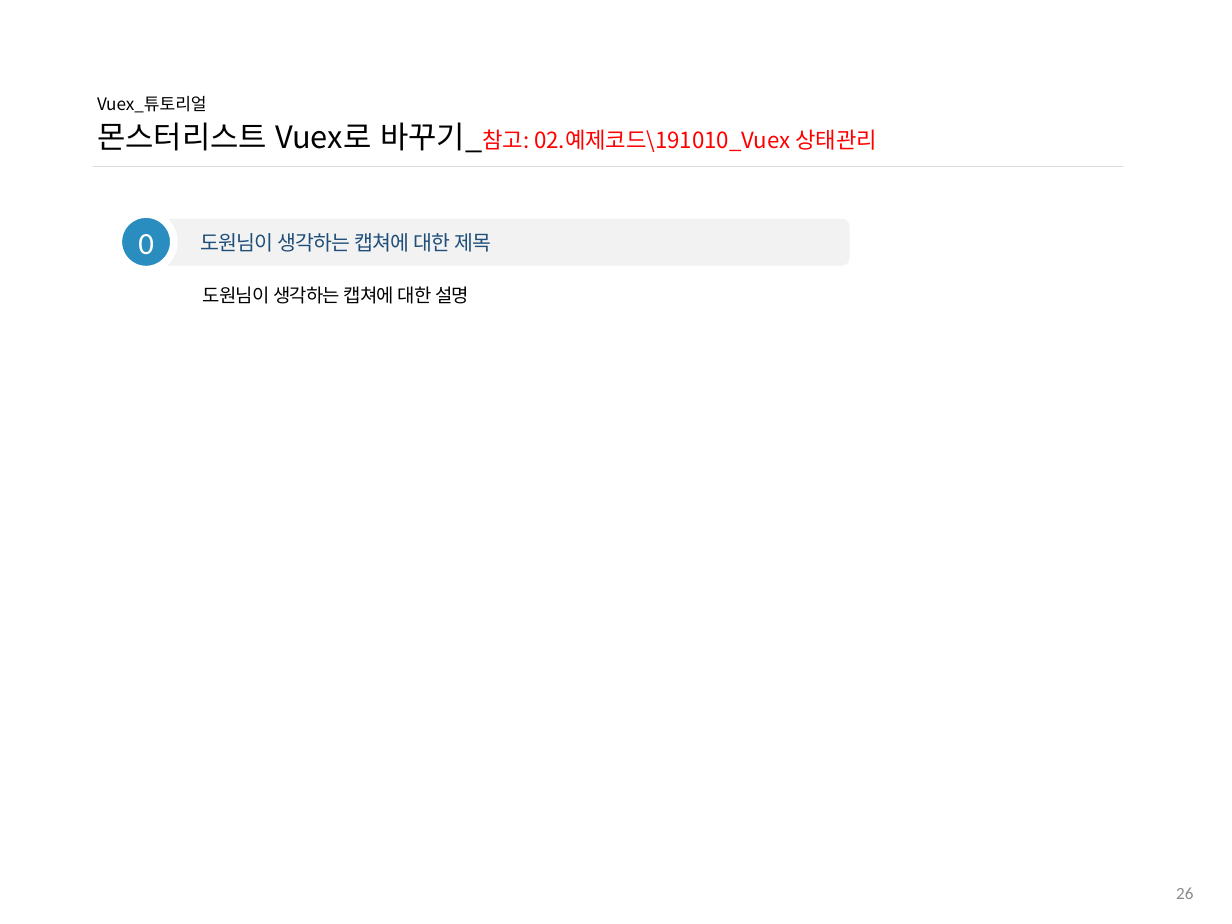
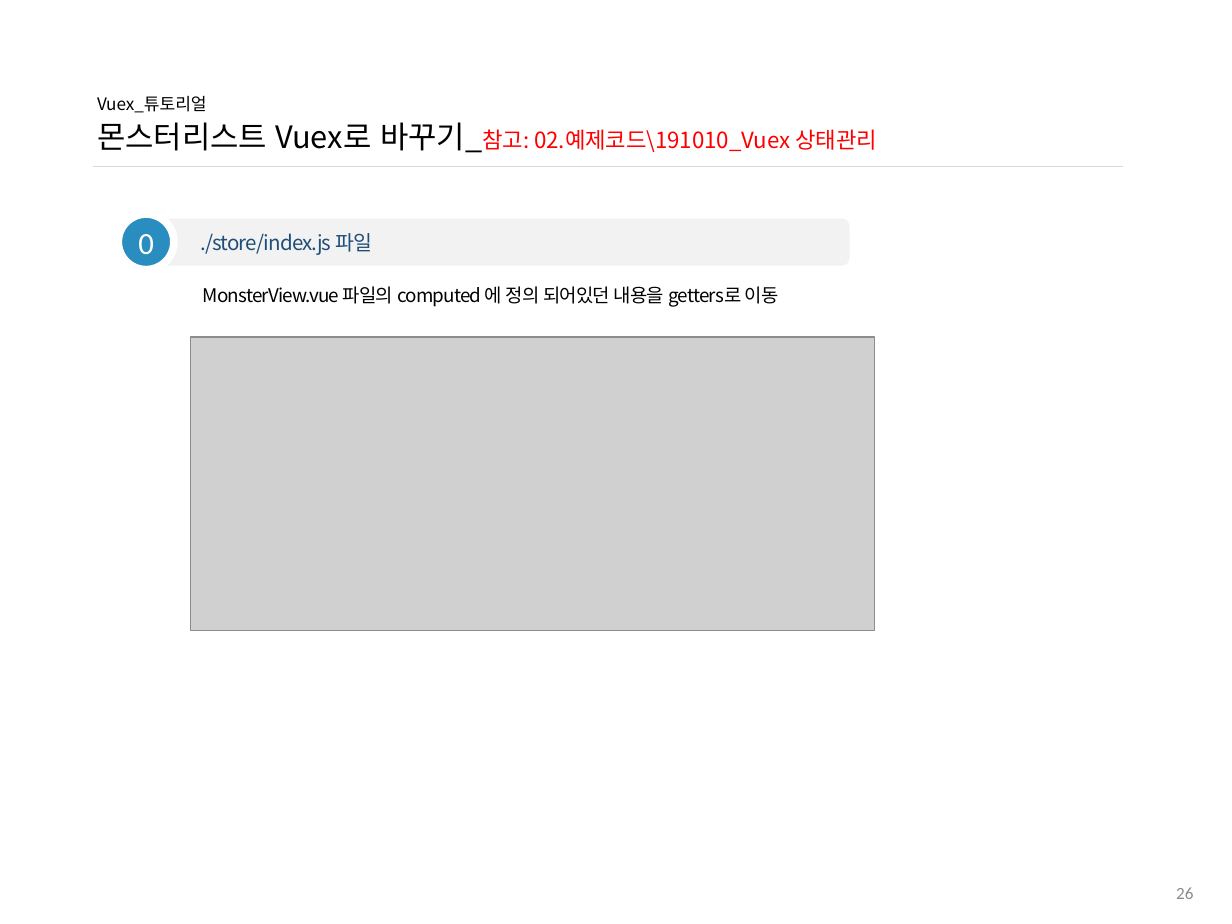
Before and after one commit to ddowon/vueStudy, a slide deck: slide 27 of 01.참고자료/191010_Vuex 튜토리얼.pptx. Drawn at 1232x924 pixels with LibreOffice and Linux fonts; fonts in the diff are those of the drawing; grey boxes stand for pictures; background and template pictures are left out. Boxes give left, top, right and bottom in pixels: in the first picture for what was removed or moved away, otherwise in the second. Text is boxed around its words. In the diff, an @@ line names an element or a change of style, - is before the commit and + after.

Commit message:
[과제제출] 191024 vuex 수정 과제 김도원

```diff
--- a/01.참고자료/191010_Vuex 튜토리얼.pptx
+++ b/01.참고자료/191010_Vuex 튜토리얼.pptx
@@ text in rounded rectangle at <box>200,233,372,255</box>: text changed @@
-도원님이 생각하는 캡쳐에 대한 제목
+./store/index.js 파일
@@ text at <box>203,286,779,307</box>: text changed @@
-도원님이 생각하는 캡쳐에 대한 설명
+MonsterView.vue 파일의 computed 에 정의 되어있던 내용을 getters로 이동
@@ picture added at <box>191,336,875,631</box> @@
```
Also in this commit, not shown: 7 other slides changed, 2 slides removed, 9 other files.
